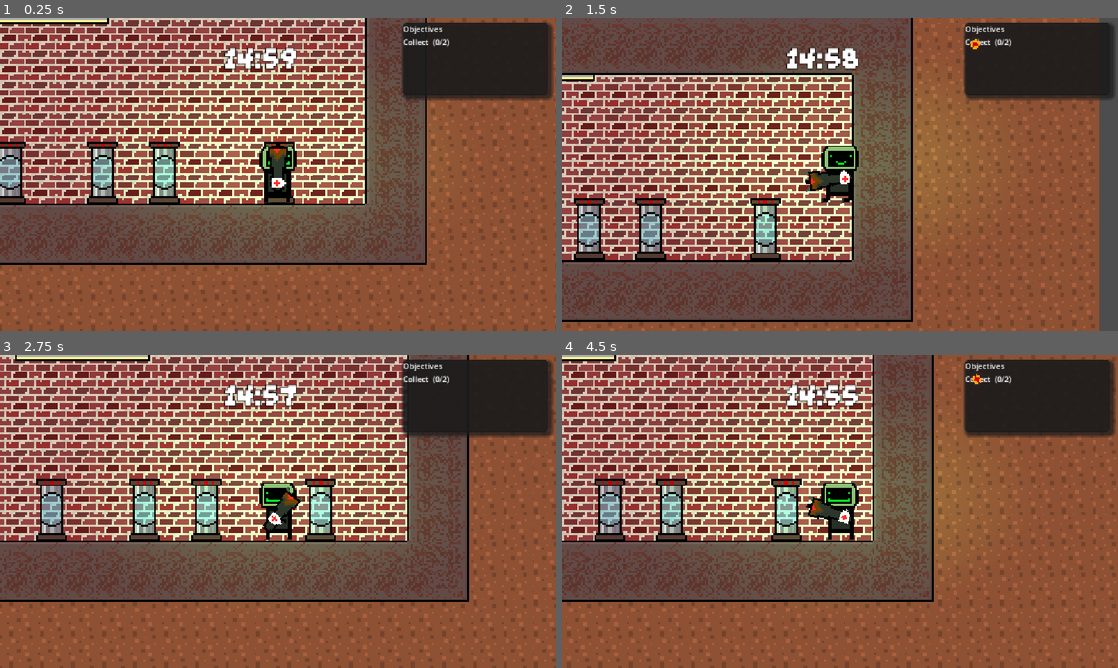
Above: before the commit, frames 1-4 (two rows, left to right).
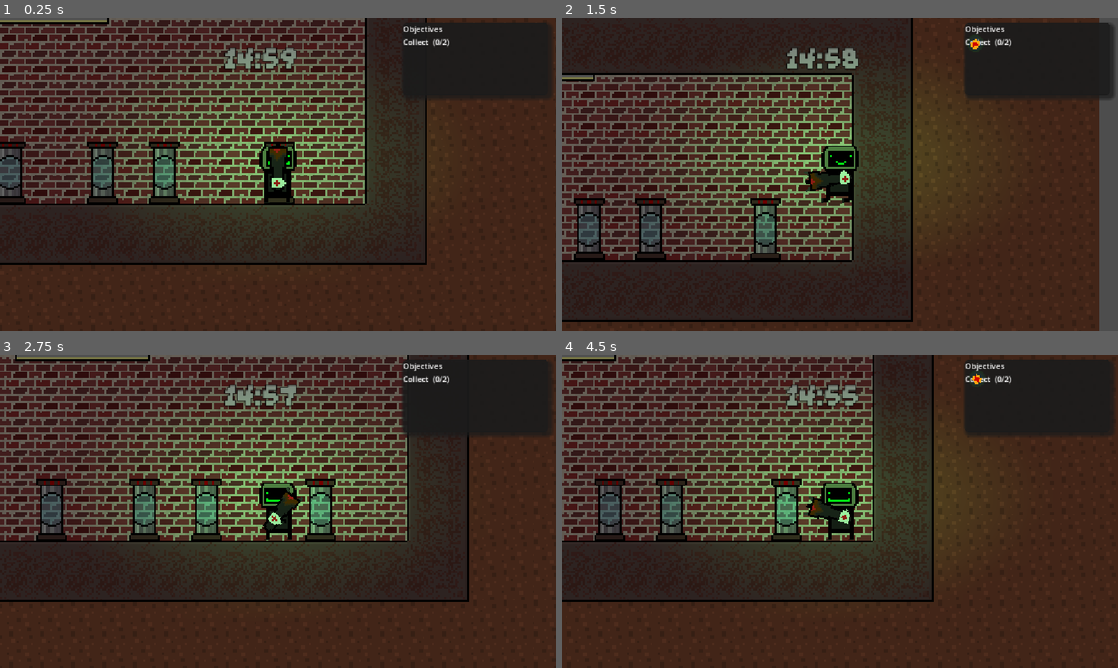
Above: after the commit, the same moments.

Repository: Milo-Griffiths/GameJam-Time
Game: Godot game, scene res://scenes/levels/Level2.tscn
Same seed, same stepped clock (60 frames per second), same inputs: the game is played once before the commit and once after it. This scene is started directly instead of the project's main scene. The engine's default icon, where the game draws it, is replaced by a stand-in: a white triangle on a blue panel in a dark square.
Inputs (mouse positions are in pixels of both pictures, inside the frame that each line leads up to):
- Up to frame 1 (0.25 s): no input
- Up to frame 2 (1.5 s): tap Enter at 0.5 s; move the mouse to (840, 171) at 0.52 s; hold E (Interact) 0.53-1.28 s; hold Right (right) from 0.53 s (still down); tap Up (up) at 0.77 s; move the mouse to (728, 190) at 1.27 s; click (728, 190) at 1.35 s
- Up to frame 3 (2.75 s): tap Up (up) at 1.52 s; move the mouse to (333, 442) at 2.02 s; release Right (right) at 2.03 s; hold A (left) from 2.03 s (still down); hold E (Interact) from 2.03 s (still down)
- Up to frame 4 (4.5 s): move the mouse to (812, 574) at 2.77 s; release A (left) at 2.78 s; release E (Interact) at 2.78 s; hold Right (right) 2.78-4.28 s; click (812, 574) at 2.85 s; tap Up (up) at 3.02, 3.77 s; move the mouse to (1006, 558) at 3.52 s; hold E (Interact) 3.53-4.28 s; move the mouse to (673, 464) at 4.27 s; hold A (left) from 4.28 s (still down); click (673, 464) at 4.35 s

The runs differ from the first frame. In frame 1, 91% of the frame differs, in the area x 0-100%, y 0-100%; in frame 2, 87%; in frame 3, 91%; in frame 4, 91%.
Error in both runs: Invalid access to property or key 'global_position' on a base object of type 'null instance'. (res://assets/scripts/interactable.gd:12)

Commit message:
Added mutant rat textures

Diff:
--- a/scenes/bullet.tscn
+++ b/scenes/bullet.tscn
@@ -41,8 +41,8 @@
 
 [node name="PointLight2D" type="PointLight2D" parent="." unique_id=320446977]
 position = Vector2(1, 1)
-color = Color(0.91764706, 0.11764706, 0.36078432, 1)
-energy = 9.63
+color = Color(0.00052906433, 11.326449, 1.9766405, 1)
+energy = 12.02
 range_item_cull_mask = 3
 shadow_enabled = true
 shadow_color = Color(0.003921569, 0, 0.019607844, 0.48235294)
--- a/scenes/levels/Level2.tscn
+++ b/scenes/levels/Level2.tscn
@@ -957,7 +957,6 @@
 shape = SubResource("RectangleShape2D_interaction")
 
 [node name="CanvasModulate" type="CanvasModulate" parent="." unique_id=922661431]
-visible = false
 light_mask = 2
 color = Color(0.4630679, 0.4630683, 0.4630682, 1)
 
Binary file added: assets/enemies/MutantRat.png
